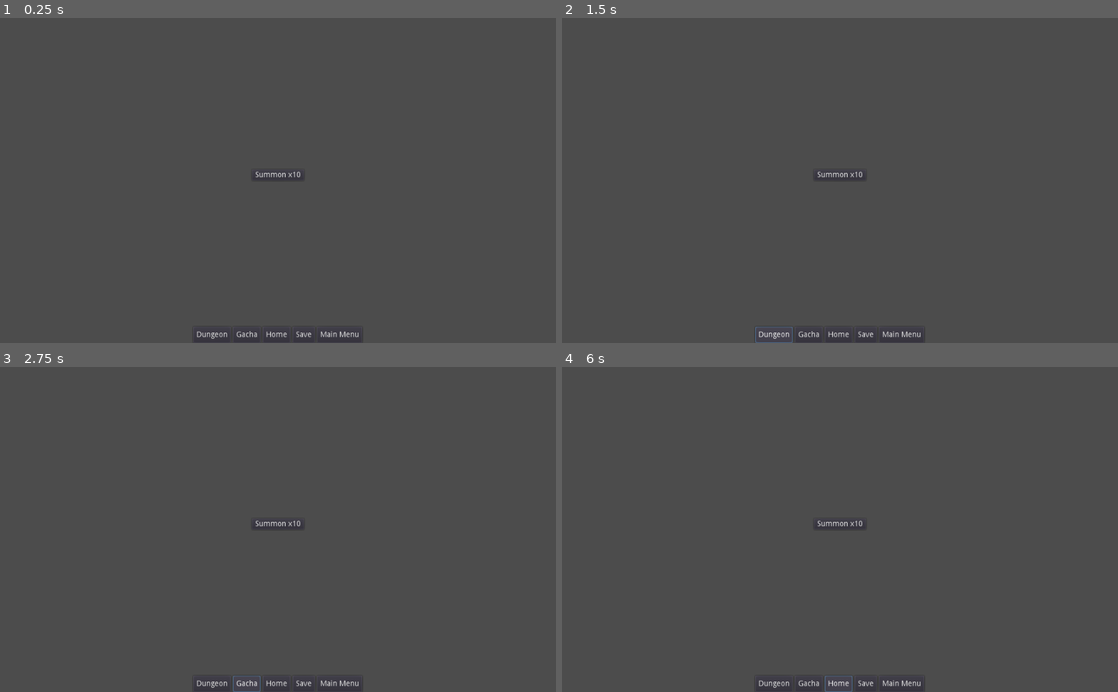
Above: before the commit, frames 1-4 (two rows, left to right).
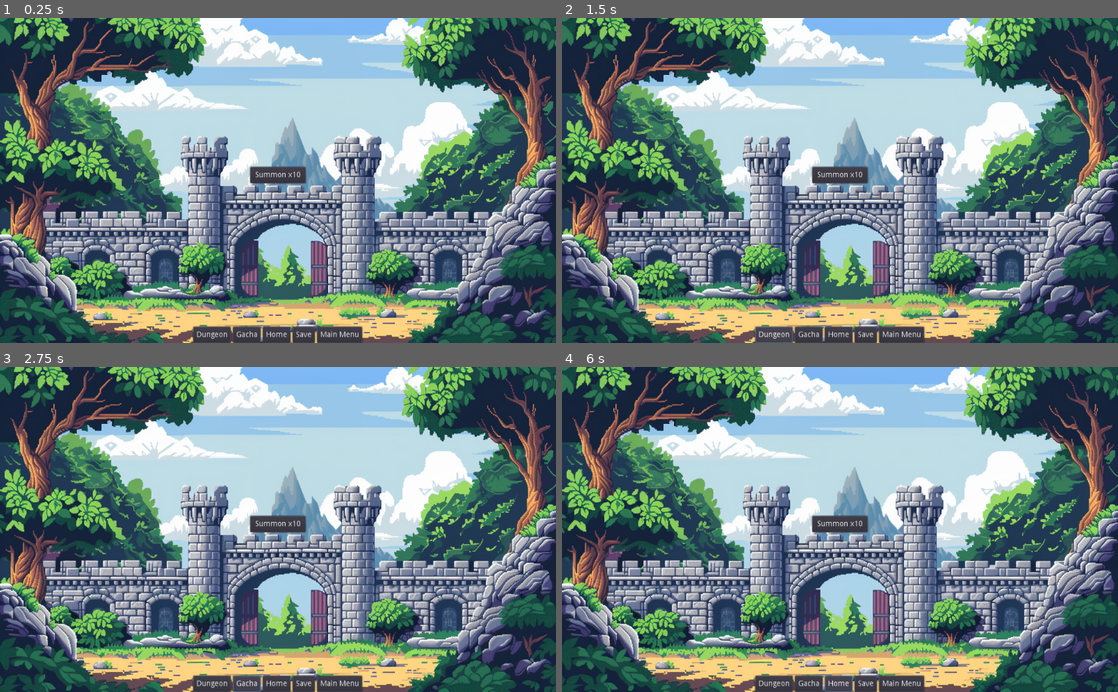
Above: after the commit, the same moments.

Repository: azuka-p/endless-gacha
Game: Godot game, scene res://scenes/gacha/GachaScreen.tscn
The game is run twice, just before and just after one commit, with the same random seed, the same clock (stepped at 60 frames per second) and the same inputs. This scene is started directly instead of the project's main scene.
Inputs:
- Up to frame 1 (0.25 s): no input
- Up to frame 2 (1.5 s): click "Summon x10" at 0.5 s; click "Dungeon" at 1.25 s
- Up to frame 3 (2.75 s): click "Gacha" at 2 s
- Up to frame 4 (6 s): click "Home" at 2.75 s; click "Summon x10" at 3.5 s; click "Dungeon" at 4.25 s; click "Gacha" at 5 s; click "Home" at 5.75 s

The runs differ from the first frame. In frame 1, 96% of the frame differs, in the area x 0-100%, y 0-100%; in frame 2, 96%; in frame 3, 96%; in frame 4, 96%.

Commit message:
Update assets

Diff:
--- /dev/null
+++ b/scenes/backgrounds/HomeBG.tscn
@@ -0,0 +1,11 @@
+[gd_scene load_steps=2 format=2]
+
+[ext_resource path="res://assets/Parallax Battle RPG Backgrounds/bg_15/bg_15.png" type="Texture" id=1]
+
+[node name="HomeBG" type="Node2D"]
+
+[node name="Sprite" type="Sprite" parent="."]
+scale = Vector2( 0.703, 0.735 )
+z_index = -5
+texture = ExtResource( 1 )
+centered = false
--- /dev/null
+++ b/scenes/dungeon/DungeonScreen.tscn
@@ -0,0 +1,5 @@
+[gd_scene format=2]
+
+[node name="DungeonScreen" type="Control"]
+anchor_right = 1.0
+anchor_bottom = 1.0
--- a/scenes/gacha/GachaScreen.tscn
+++ b/scenes/gacha/GachaScreen.tscn
@@ -1,8 +1,9 @@
-[gd_scene load_steps=2 format=2]
+[gd_scene load_steps=3 format=2]
 
 [ext_resource path="res://scenes/NavBar.tscn" type="PackedScene" id=1]
+[ext_resource path="res://scenes/backgrounds/HomeBG.tscn" type="PackedScene" id=2]
 
-[node name="Control" type="Control"]
+[node name="GachaScreen" type="Control"]
 anchor_right = 1.0
 anchor_bottom = 1.0
 
@@ -11,14 +12,17 @@
 anchor_top = 0.5
 anchor_right = 0.5
 anchor_bottom = 0.5
-margin_left = -48.0
-margin_top = -20.0
-margin_right = 48.0
-margin_bottom = 20.0
+margin_left = -51.0
+margin_top = -25.0
+margin_right = 51.0
+margin_bottom = 25.0
 
 [node name="Summon10" type="Button" parent="VBoxContainer"]
-margin_right = 96.0
-margin_bottom = 20.0
+margin_right = 102.0
+margin_bottom = 30.0
+rect_min_size = Vector2( 0, 30 )
 text = "Summon x10"
 
 [node name="NavBar" parent="." instance=ExtResource( 1 )]
+
+[node name="HomeBG" parent="." instance=ExtResource( 2 )]
--- /dev/null
+++ b/scenes/home/HomeScreen.tscn
@@ -0,0 +1,5 @@
+[gd_scene format=2]
+
+[node name="HomeScreen" type="Control"]
+anchor_right = 1.0
+anchor_bottom = 1.0
Not shown, removed: assets/25x Female Hair/Female Hair10.png.import
Not shown, removed: assets/25x Female Hair/Female Hair11.png.import
Binary file removed: assets/25x Female Hair/Female Hair12.png
Not shown, removed: assets/25x Female Hair/Female Hair12.png.import
Not shown, removed: assets/25x Female Hair/Female Hair13.png.import
Not shown, removed: assets/25x Female Hair/Female Hair14.png.import
Not shown, removed: assets/25x Female Hair/Female Hair15.png.import
Binary file removed: assets/25x Female Hair/Female Hair16.png
Not shown, removed: assets/25x Female Hair/Female Hair16.png.import
Not shown, removed: assets/25x Female Hair/Female Hair17.png.import
Not shown, removed: assets/25x Female Hair/Female Hair18.png.import
Not shown, removed: assets/25x Female Hair/Female Hair19.png.import
(and 51 more such lines)
